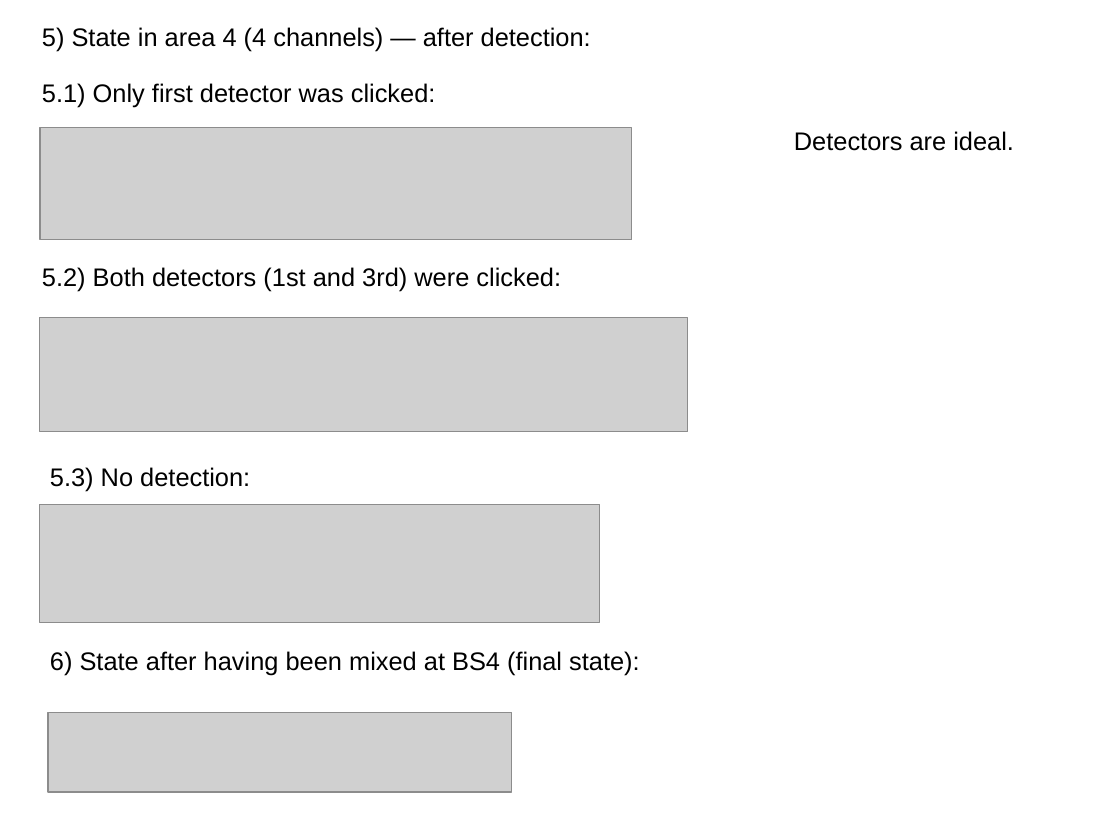
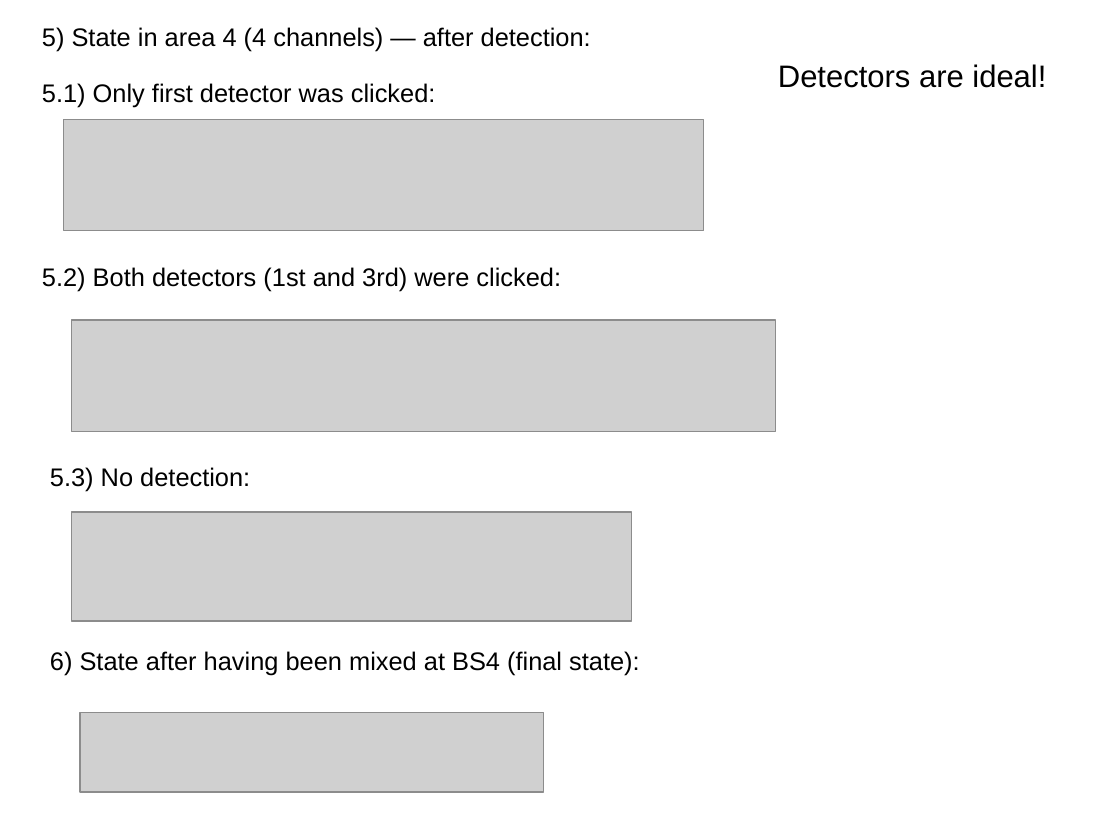
Before and after one commit to matthewR1993/qscheme, a slide deck: slide 4 of results/res2.odp. Drawn at 1120x840 pixels with LibreOffice and Linux fonts; fonts in the diff are those of the drawing; grey boxes stand for pictures. Boxes give left, top, right and bottom in pixels: in the first picture for what was removed or moved away, otherwise in the second. Text is boxed around its words. In the diff, an @@ line names an element or a change of style, - is before the commit and + after.

```diff
--- a/results/res2.odp
+++ b/results/res2.odp
@@ text at bbox=[778, 64, 1046, 88]: text changed; size 18 to 22 pt @@
-Detectors are ideal.
+Detectors are ideal!
@@ picture: place and size @@
-picture at bbox=[40, 128, 632, 241]
+picture at bbox=[64, 120, 704, 231]
@@ picture: place and size @@
-picture at bbox=[40, 318, 688, 433]
+picture at bbox=[72, 320, 776, 431]
@@ picture: place and size @@
-picture at bbox=[40, 504, 600, 622]
+picture at bbox=[72, 512, 632, 621]
@@ picture: place and size @@
-picture at bbox=[48, 712, 512, 793]
+picture at bbox=[80, 712, 545, 793]
```
Also in this commit, not shown: 6 other slides changed, 1 slide added, 30 other files.
